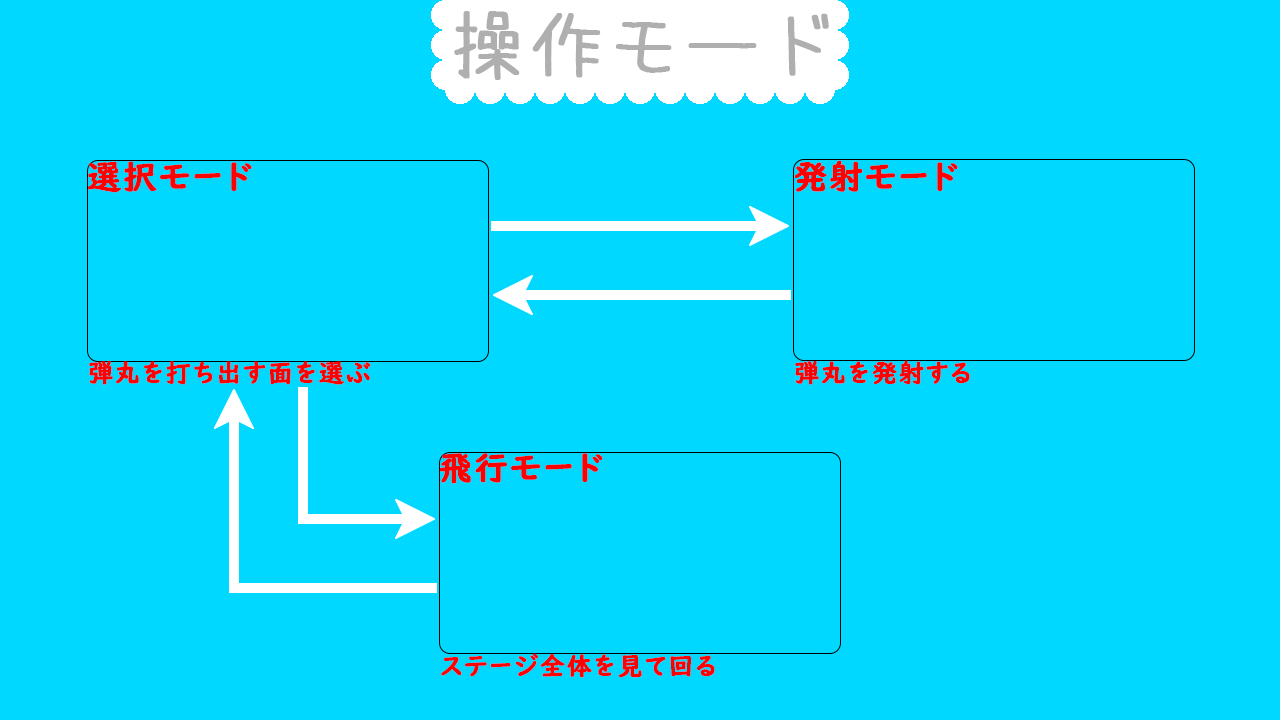
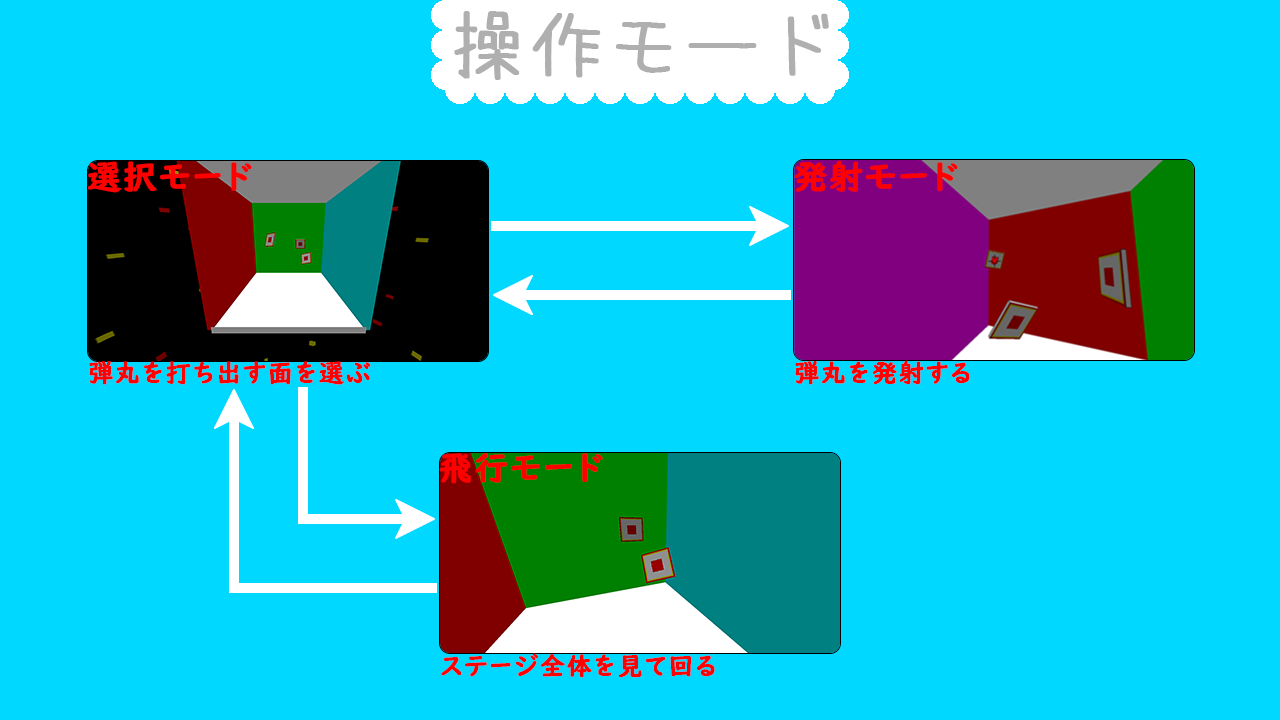
Two versions of the same layered image (1280x720). Layer-by-layer changes:
added layer "レイヤー 9" above "長方形 4" over (88, 161, 488, 361)
added layer "レイヤー 11" above "レイヤー 10" over (649, 557, 666, 574)
added layer "レイヤー 10" above "長方形 3" over (440, 453, 840, 653)
added layer "レイヤー 8" above "長方形 2" over (794, 160, 1194, 360)
